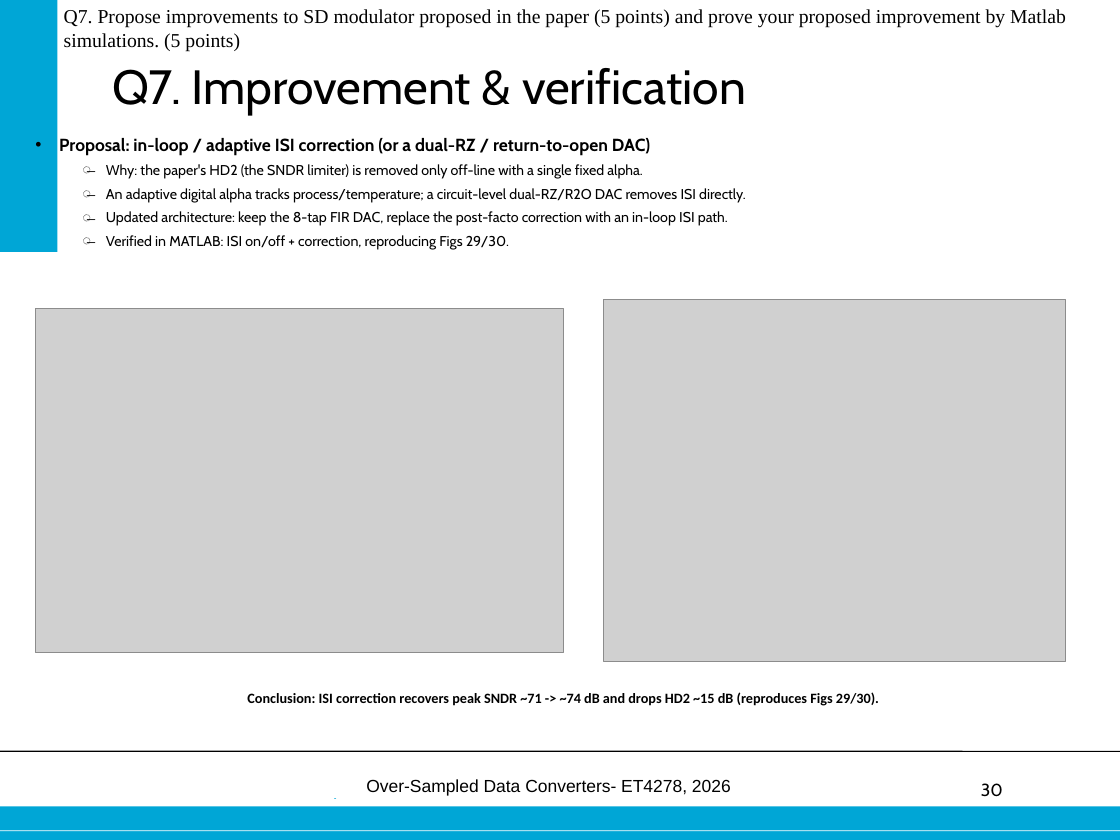
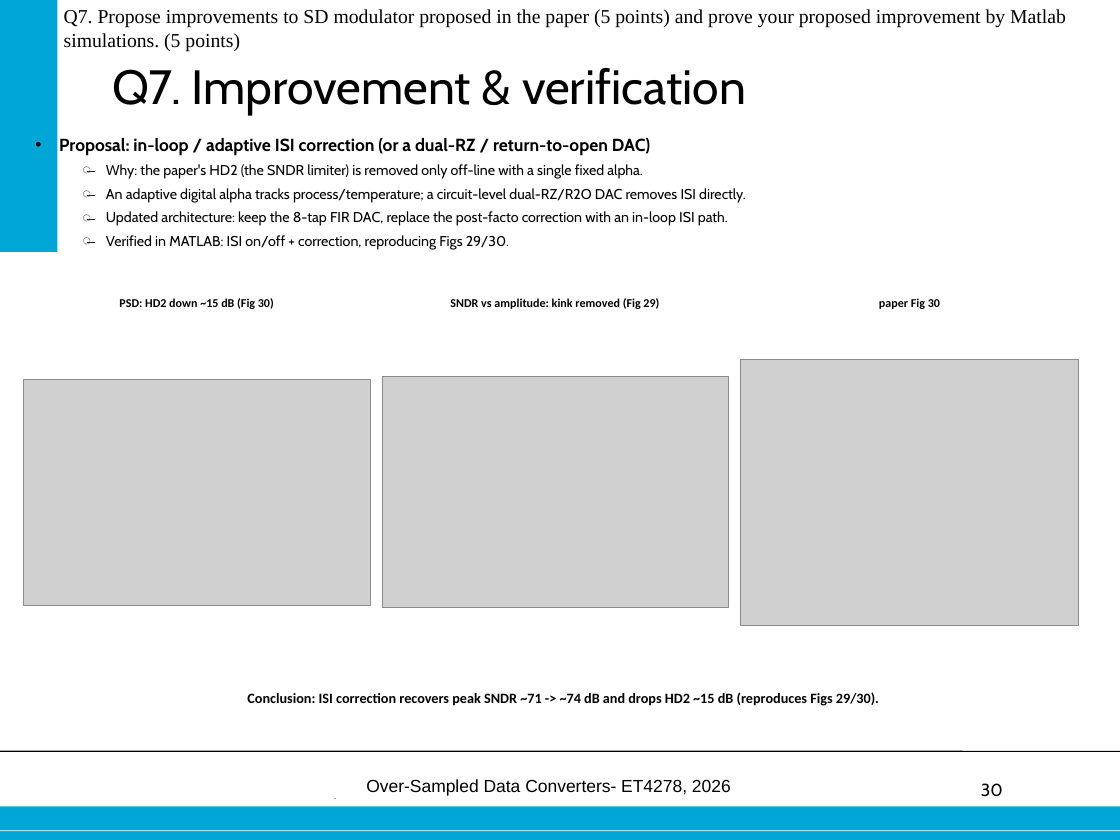
Before and after one commit to danieltyukov/tud-over-sampled-data-converters, a slide deck: slide 30 of practical-exam/Final_oral_exam_Daniel_Tyukov_5714699.pptx. Drawn at 1120x840 pixels with LibreOffice and Linux fonts; fonts in the diff are those of the drawing; grey boxes stand for pictures; background and template pictures are left out. Boxes give left, top, right and bottom in pixels: in the first picture for what was removed or moved away, otherwise in the second. Text is boxed around its words. In the diff, an @@ line names an element or a change of style, - is before the commit and + after.

```diff
--- a/practical-exam/Final_oral_exam_Daniel_Tyukov_5714699.pptx
+++ b/practical-exam/Final_oral_exam_Daniel_Tyukov_5714699.pptx
@@ text added at (119, 298, 274, 309), 11 pt, text #000000, bold @@
+PSD: HD2 down ~15 dB (Fig 30)
@@ text added at (450, 298, 659, 309), 11 pt, text #000000, bold @@
+SNDR vs amplitude: kink removed (Fig 29)
@@ text added at (879, 298, 940, 309), 11 pt, text #000000, bold @@
+paper Fig 30
@@ picture removed at (35, 308, 563, 652) @@
@@ picture: place and size @@
-picture at (604, 299, 1066, 662)
+picture at (740, 359, 1079, 625)
@@ picture added at (24, 379, 370, 605) @@
@@ picture added at (382, 376, 729, 607) @@
```
Also in this commit, not shown: 14 other slides changed, 36 other files.
